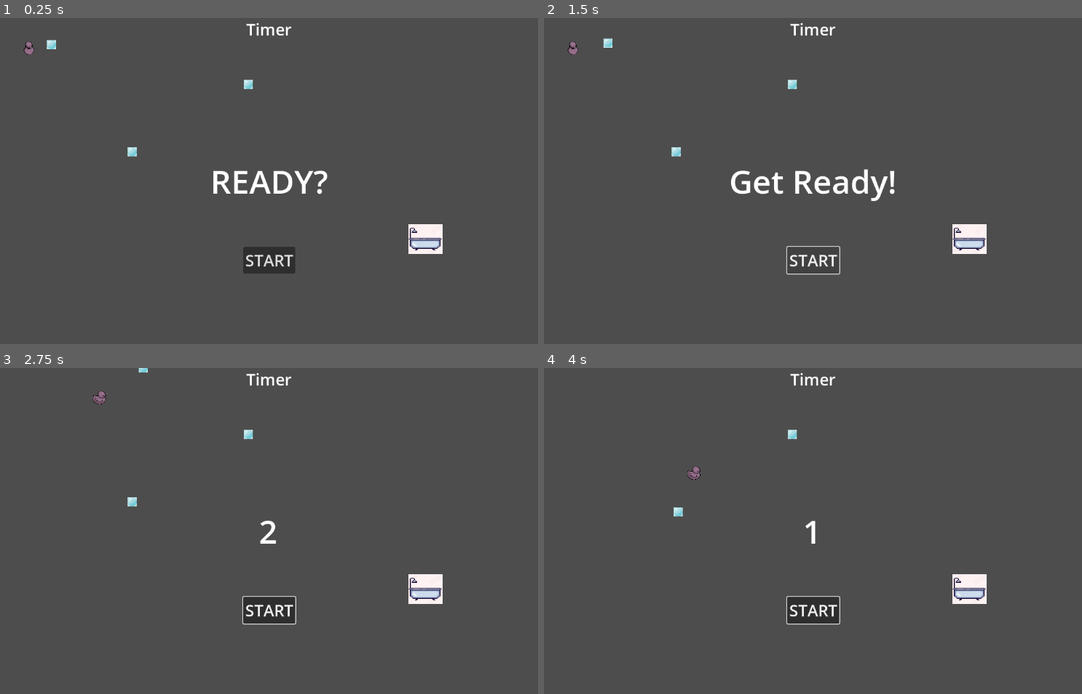
Above: before the commit, frames 1-4 (two rows, left to right).
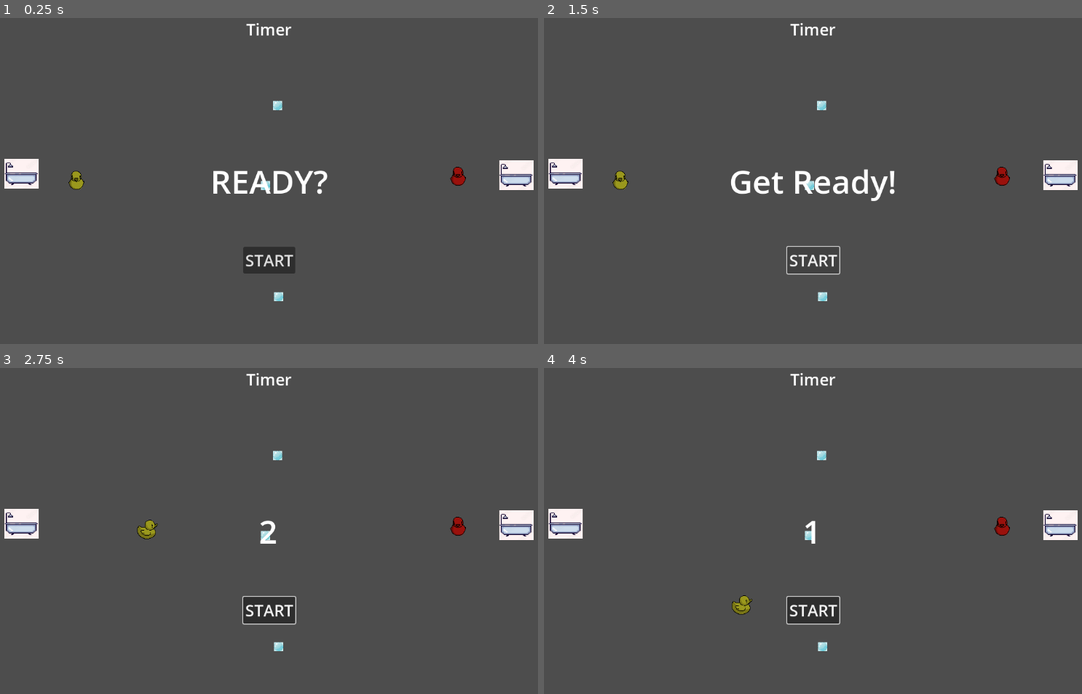
Above: after the commit, the same moments.

Repository: pmaitland/GGJ2025
Game: Godot game, scene res://scenes/bubbal_game.tscn
The game is run twice, just before and just after one commit, with the same random seed, the same clock (stepped at 60 frames per second) and the same inputs. Before the commit the project starts from res://scenes/level.tscn.
Inputs (mouse positions are in pixels of both pictures, inside the frame that each line leads up to):
- Up to frame 1 (0.25 s): no input
- Up to frame 2 (1.5 s): click "START" at 0.5 s; click "START" at 1.25 s
- Up to frame 3 (2.75 s): tap Enter at 2 s; move the mouse to (398, 514) at 2.02 s; press the mouse at (398, 514) at 2.03 s; hold D (move_right, bound only before the commit) from 2.03 s (still down)
- Up to frame 4 (4 s): move the mouse to (694, 547) at 2.77 s; release D (move_right, bound only before the commit) at 2.78 s; release the mouse at (694, 547) at 2.78 s; hold S (move_down, bound only before the commit) 2.78-3.53 s; click (694, 547) at 2.85 s; move the mouse to (872, 459) at 3.52 s; press the mouse at (872, 459) at 3.53 s; hold D (move_right, bound only before the commit) from 3.53 s (still down)

The runs differ from the first frame. In frame 1, 2.3% of the frame differs, in the area x 0-100%, y 6-87%; in frame 2, 2.3%; in frame 3, 2.3%, in the area x 0-100%, y 0-87%; in frame 4, 2.3%.

Commit message:
bubball (#9)

Diff:
--- a/ggj25/project.godot
+++ b/ggj25/project.godot
@@ -11,39 +11,64 @@
 [application]
 
 config/name="GGJ25"
-run/main_scene="res://scenes/level.tscn"
+run/main_scene="res://scenes/bubbal_game.tscn"
 config/features=PackedStringArray("4.3", "Forward Plus")
 config/icon="res://icon.svg"
 
 [input]
 
-blow={
+p0_blow={
 "deadzone": 0.5,
-"events": [Object(InputEventMouseButton,"resource_local_to_scene":false,"resource_name":"","device":-1,"window_id":0,"alt_pressed":false,"shift_pressed":false,"ctrl_pressed":false,"meta_pressed":false,"button_mask":0,"position":Vector2(0, 0),"global_position":Vector2(0, 0),"factor":1.0,"button_index":1,"canceled":false,"pressed":false,"double_click":false,"script":null)
-, Object(InputEventKey,"resource_local_to_scene":false,"resource_name":"","device":-1,"window_id":0,"alt_pressed":false,"shift_pressed":false,"ctrl_pressed":false,"meta_pressed":false,"pressed":false,"keycode":0,"physical_keycode":32,"key_label":0,"unicode":32,"location":0,"echo":false,"script":null)
+"events": [Object(InputEventKey,"resource_local_to_scene":false,"resource_name":"","device":-1,"window_id":0,"alt_pressed":false,"shift_pressed":false,"ctrl_pressed":false,"meta_pressed":false,"pressed":false,"keycode":0,"physical_keycode":4194325,"key_label":0,"unicode":0,"location":0,"echo":false,"script":null)
+, Object(InputEventJoypadButton,"resource_local_to_scene":false,"resource_name":"","device":-1,"button_index":1,"pressure":0.0,"pressed":true,"script":null)
 ]
 }
-move_left={
+p0_move_left={
 "deadzone": 0.5,
 "events": [Object(InputEventKey,"resource_local_to_scene":false,"resource_name":"","device":-1,"window_id":0,"alt_press …(191 unchanged characters)…
-, Object(InputEventKey,"resource_local_to_scene":false,"resource_name":"","device":-1,"window_id":0,"alt_pressed":false,"shift_pressed":false,"ctrl_pressed":false,"meta_pressed":false,"pressed":false,"keycode":0,"physical_keycode":4194319,"key_label":0,"unicode":0,"location":0,"echo":false,"script":null)
+, Object(InputEventJoypadMotion,"resource_local_to_scene":false,"resource_name":"","device":-1,"axis":0,"axis_value":-1.0,"script":null)
 ]
 }
-move_right={
+p0_move_right={
 "deadzone": 0.5,
 "events": [Object(InputEventKey,"resource_local_to_scene":false,"resource_name":"","device":-1,"window_id":0,"alt_press …(192 unchanged characters)…
-, Object(InputEventKey,"resource_local_to_scene":false,"resource_name":"","device":-1,"window_id":0,"alt_pressed":false,"shift_pressed":false,"ctrl_pressed":false,"meta_pressed":false,"pressed":false,"keycode":0,"physical_keycode":4194321,"key_label":0,"unicode":0,"location":0,"echo":false,"script":null)
+, Object(InputEventJoypadMotion,"resource_local_to_scene":false,"resource_name":"","device":-1,"axis":0,"axis_value":1.0,"script":null)
 ]
 }
-move_up={
+p0_move_up={
+"deadzone": 0.5,
+"events": [Object(InputEventKey,"resource_local_to_scene":false,"resource_name":"","device":-1,"window_id":0,"alt_pressed":false,"shift_pressed":false,"ctrl_pressed":false,"meta_pressed":false,"pressed":false,"keycode":0,"physical_keycode":87,"key_label":0,"unicode":119,"location":0,"echo":false,"script":null)
+, Object(InputEventJoypadMotion,"resource_local_to_scene":false,"resource_name":"","device":-1,"axis":1,"axis_value":-1.0,"script":null)
+]
+}
+p0_move_down={
+"deadzone": 0.5,
+"events": [Object(InputEventKey,"resource_local_to_scene":false,"resource_name":"","device":-1,"window_id":0,"alt_pressed":false,"shift_pressed":false,"ctrl_pressed":false,"meta_pressed":false,"pressed":false,"keycode":0,"physical_keycode":83,"key_label":0,"unicode":115,"location":0,"echo":false,"script":null)
+, Object(InputEventJoypadMotion,"resource_local_to_scene":false,"resource_name":"","device":-1,"axis":1,"axis_value":1.0,"script":null)
+]
+}
+p1_blow={
+"deadzone": 0.5,
+"events": [Object(InputEventKey,"resource_local_to_scene":false,"resource_name":"","device":-1,"window_id":0,"alt_pressed":false,"shift_pressed":false,"ctrl_pressed":false,"meta_pressed":false,"pressed":false,"keycode":0,"physical_keycode":4194326,"key_label":0,"unicode":0,"location":0,"echo":false,"script":null)
+]
+}
+p1_move_left={
+"deadzone": 0.5,
+"events": [Object(InputEventKey,"resource_local_to_scene":false,"resource_name":"","device":-1,"window_id":0,"alt_pressed":false,"shift_pressed":false,"ctrl_pressed":false,"meta_pressed":false,"pressed":false,"keycode":0,"physical_keycode":4194319,"key_label":0,"unicode":0,"location":0,"echo":false,"script":null)
+]
+}
+p1_move_right={
+"deadzone": 0.5,
+"events": [Object(InputEventKey,"resource_local_to_scene":false,"resource_name":"","device":-1,"window_id":0,"alt_pressed":false,"shift_pressed":false,"ctrl_pressed":false,"meta_pressed":false,"pressed":false,"keycode":0,"physical_keycode":4194321,"key_label":0,"unicode":0,"location":0,"echo":false,"script":null)
+]
+}
+p1_move_up={
 "deadzone": 0.5,
 "events": [Object(InputEventKey,"resource_local_to_scene":false,"resource_name":"","device":-1,"window_id":0,"alt_press …(195 unchanged characters)…
-, Object(InputEventKey,"resource_local_to_scene":false,"resource_name":"","device":-1,"window_id":0,"alt_pressed":false,"shift_pressed":false,"ctrl_pressed":false,"meta_pressed":false,"pressed":false,"keycode":0,"physical_keycode":87,"key_label":0,"unicode":119,"location":0,"echo":false,"script":null)
 ]
 }
-move_down={
+p1_move_down={
 "deadzone": 0.5,
-"events": [Object(InputEventKey,"resource_local_to_scene":fa …(140 unchanged characters)… d":false,"keycode":0,"physical_keycode":83,"key_label":0,"unicode":115,"location":0,"echo":false,"script":null)
-, Object(InputEventKey,"resource_local_to_scene":false,"resource_name":"","device":-1,"window_id":0,"alt_pressed":false,"shift_pressed":false,"ctrl_pressed":false,"meta_pressed":false,"pressed":false,"keycode":0,"physical_keycode":4194322,"key_label":0,"unicode":0,"location":0,"echo":false,"script":null)
+"events": [Object(InputEventKey,"resource_local_to_scene":fa …(140 unchanged characters)… d":false,"keycode":0,"physical_keycode":4194322,"key_label":0,"unicode":0,"location":0,"echo":false,"script":null)
 ]
 }
--- /dev/null
+++ b/ggj25/scenes/bubbal_game.tscn
@@ -0,0 +1,76 @@
+[gd_scene load_steps=7 format=3 uid="uid://bxcpb31qgji08"]
+
+[ext_resource type="PackedScene" uid="uid://bnfisykkl2cb6" path="res://scenes/duck.tscn" id="1_40w4y"]
+[ext_resource type="Script" path="res://scripts/level.gd" id="1_b032h"]
+[ext_resource type="PackedScene" uid="uid://c1jn5x64l5q8v" path="res://scenes/bubble.tscn" id="2_lkvlj"]
+[ext_resource type="PackedScene" uid="uid://bioxevgxmkxd5" path="res://scenes/Goal.tscn" id="4_mjrpk"]
+[ext_resource type="PackedScene" path="res://scenes/HUD.tscn" id="5_jgjwp"]
+
+[sub_resource type="WorldBoundaryShape2D" id="WorldBoundaryShape2D_u41tq"]
+distance = 30.25
+
+[node name="Node2D" type="Node2D"]
+position = Vector2(101, 59)
+script = ExtResource("1_b032h")
+
+[node name="duck1" parent="." instance=ExtResource("1_40w4y")]
+position = Vector2(94, 262)
+
+[node name="Bubble" parent="." instance=ExtResource("2_lkvlj")]
+position = Vector2(494, 495)
+
+[node name="Goal2" parent="." instance=ExtResource("4_mjrpk")]
+position = Vector2(-15, 251)
+
+[node name="Goal" parent="." instance=ExtResource("4_mjrpk")]
+position = Vector2(965, 254)
+
+[node name="Bubble2" parent="." instance=ExtResource("2_lkvlj")]
+position = Vector2(492, 115)
+
+[node name="Bubble3" parent="." instance=ExtResource("2_lkvlj")]
+position = Vector2(468, 274)
+
+[node name="Hud" parent="." instance=ExtResource("5_jgjwp")]
+
+[node name="duck2" parent="." instance=ExtResource("1_40w4y")]
+position = Vector2(850, 254)
+player_id = 1
+
+[node name="WorldBorder2" type="StaticBody2D" parent="."]
+position = Vector2(507, 620)
+scale = Vector2(-1, -1)
+collision_layer = 7
+
+[node name="CollisionShape2D" type="CollisionShape2D" parent="WorldBorder2"]
+rotation = -3.14159
+shape = SubResource("WorldBoundaryShape2D_u41tq")
+
+[node name="WorldBorder" type="StaticBody2D" parent="."]
+position = Vector2(608, -88)
+collision_layer = 7
+
+[node name="CollisionShape2D" type="CollisionShape2D" parent="WorldBorder"]
+rotation = -3.14159
+shape = SubResource("WorldBoundaryShape2D_u41tq")
+
+[node name="WorldBorder4" type="StaticBody2D" parent="."]
+position = Vector2(1083, 221)
+rotation = 1.5708
+collision_layer = 7
+
+[node name="CollisionShape2D" type="CollisionShape2D" parent="WorldBorder4"]
+rotation = -3.14159
+shape = SubResource("WorldBoundaryShape2D_u41tq")
+
+[node name="WorldBorder3" type="StaticBody2D" parent="."]
+position = Vector2(-133, 250)
+rotation = 1.5708
+scale = Vector2(-1, -1)
+collision_layer = 7
+
+[node name="CollisionShape2D" type="CollisionShape2D" parent="WorldBorder3"]
+rotation = -3.14159
+shape = SubResource("WorldBoundaryShape2D_u41tq")
+
+[connection signal="start_game" from="Hud" to="." method="new_game"]
--- a/ggj25/scenes/duck.tscn
+++ b/ggj25/scenes/duck.tscn
@@ -20,7 +20,7 @@
 
 [node name="Sprite2D" type="Sprite2D" parent="."]
 position = Vector2(-0.499996, -0.500004)
-scale = Vector2(0.0848214, 0.0848214)
+scale = Vector2(0.12, 0.12)
 
 [node name="CollisionShape2D" type="CollisionShape2D" parent="."]
 shape = SubResource("CircleShape2D_yihvp")
--- a/ggj25/scenes/level.tscn
+++ /dev/null
@@ -1,29 +0,0 @@
-[gd_scene load_steps=6 format=3 uid="uid://bxcpb31qgji08"]
-
-[ext_resource type="PackedScene" uid="uid://bnfisykkl2cb6" path="res://scenes/duck.tscn" id="1_40w4y"]
-[ext_resource type="Script" path="res://scripts/level.gd" id="1_b032h"]
-[ext_resource type="PackedScene" path="res://scenes/bubble.tscn" id="2_lkvlj"]
-[ext_resource type="PackedScene" path="res://scenes/Goal.tscn" id="4_mjrpk"]
-[ext_resource type="PackedScene" uid="uid://cbjq3nsk4i6ox" path="res://scenes/HUD.tscn" id="5_jgjwp"]
-
-[node name="Node2D" type="Node2D"]
-position = Vector2(101, 59)
-script = ExtResource("1_b032h")
-
-[node name="duck" parent="." instance=ExtResource("1_40w4y")]
-
-[node name="Bubble" parent="." instance=ExtResource("2_lkvlj")]
-position = Vector2(44, -6)
-
-[node name="Goal" parent="." instance=ExtResource("4_mjrpk")]
-position = Vector2(785, 381)
-
-[node name="Bubble2" parent="." instance=ExtResource("2_lkvlj")]
-position = Vector2(434, 73)
-
-[node name="Bubble3" parent="." instance=ExtResource("2_lkvlj")]
-position = Vector2(204, 207)
-
-[node name="Hud" parent="." instance=ExtResource("5_jgjwp")]
-
-[connection signal="start_game" from="Hud" to="." method="new_game"]
--- /dev/null
+++ b/ggj25/scripts/Focus.gd
@@ -0,0 +1,29 @@
+# Focus.gd
+extends Node
+
+var focused := true
+
+func _notification(what: int) -> void:
+	match what:
+		NOTIFICATION_APPLICATION_FOCUS_OUT:
+			focused = false
+		NOTIFICATION_APPLICATION_FOCUS_IN:
+			focused = true
+
+
+func input_is_action_pressed(action: StringName) -> bool:
+	if focused:
+		return Input.is_action_pressed(action)
+
+	return false
+
+
+func is_focussed():
+	return focused
+
+
+func event_is_action_pressed(event: InputEvent, action: StringName) -> bool:
+	if focused:
+		return event.is_action_pressed(action)
+
+	return false
--- a/ggj25/scripts/bubble.gd
+++ b/ggj25/scripts/bubble.gd
@@ -2,15 +2,17 @@
 
 
 const FRICTION = 0.985
-
+const BOUNCE_SCALE = 0.8
 
 func blow(from: Transform2D, force: float) -> void:
 	var direction = (global_transform.origin - from.origin).normalized()
 	velocity += direction * force
 
 
-func _physics_process(_delta: float) -> void:
+func _physics_process(delta: float) -> void:
 
 	velocity *= FRICTION
 
-	move_and_slide()
+	var collision_info = move_and_collide(velocity * delta)
+	if collision_info:
+		velocity = velocity.bounce(collision_info.get_normal())
--- a/ggj25/scripts/duck.gd
+++ b/ggj25/scripts/duck.gd
@@ -4,9 +4,8 @@
 @onready var blow_hitbox: ShapeCast2D = $BlowHitbox
 @onready var sprite: Sprite2D = $Sprite2D
 
-
 @export var sprites: Array[Texture2D]
-
+@export var player_id: int = 0
 
 enum Direction { DOWN, DOWN_LEFT, LEFT, UP_LEFT, UP, UP_RIGHT, RIGHT, DOWN_RIGHT }
 const SPEED = 200.0
@@ -15,33 +14,47 @@
 
 var current_direction = Direction.DOWN
 
+const COLOURS = [
+	Color8(255, 252, 49), # Yellow
+	Color8(255, 29, 21), # Red
+	Color8(51, 124, 160), # Blue
+	Color8(62, 195, 0), # Green (very)
+]
 
 func _ready() -> void:
 	sprite.texture = sprites[0]
-	sprite.modulate = Color(randf(), randf(), randf())
+	sprite.modulate = COLOURS[player_id]
+	print(player_id, Input.get_joy_info(player_id), Input.get_joy_name(player_id))
+
+
+func with_deadzone(vector: Vector2, deadzone: float = 0.3) -> Vector2:
+	if abs(vector.length()) < deadzone:
+		return Vector2.ZERO
+	return vector
+
+
+func is_controller():
+	return player_id in Input.get_connected_joypads()
 
 
 func _physics_process(_delta: float) -> void:
-	var x_direction := Input.get_axis("move_left", "move_right")
-	if x_direction:
-		velocity.x = x_direction
+	if is_controller():
+		velocity = with_deadzone(Vector2(Input.get_joy_axis(player_id, JOY_AXIS_LEFT_X), Input.get_joy_axis(player_id, JOY_AXIS_LEFT_Y)))
 	else:
-		velocity.x = move_toward(velocity.x, 0, SPEED)
-
-	var y_direction := Input.get_axis("move_up", "move_down")
-
-	if y_direction:
-		velocity.y = y_direction
-	else:
-		velocity.y = move_toward(velocity.y, 0, SPEED)
+		velocity = Input.get_vector("p%s_move_left" % player_id, "p%s_move_right" % player_id, "p%s_move_up" % player_id, "p%s_move_down" % player_id)
 
 	velocity = velocity.normalized()
+	set_direction(velocity.x, velocity.y)
+
 	velocity *= SPEED
 
-	if Input.is_action_pressed("blow"):
-		blow()
 
-	set_direction(x_direction, y_direction)
+	if is_controller():
+		if Input.is_joy_button_pressed(player_id, JOY_BUTTON_A):
+			blow()
+	else:
+		if Input.is_action_pressed("p%s_blow" % player_id):
+			blow()
 
 	sprite.texture = sprites[current_direction]
 
@@ -49,19 +62,19 @@
 
 
 func set_direction(x: float, y: float) -> void:
-	if y > 0:
-		if x < 0:
+	if y > 0.25:
+		if x < -0.25:
 			current_direction = Direction.DOWN_LEFT
-		elif x > 0:
+		elif x > 0.25:
 			current_direction = Direction.DOWN_RIGHT
 		else:
 			current_direction = Direction.DOWN
-	elif y < 0:
-		if x < 0:
+	elif y < -0.25:
+		if x < -0.25:
 			current_direction = Direction.UP_LEFT
-		elif x > 0:
+		elif x > 0.25:
 			current_direction = Direction.UP_RIGHT
-		elif x == 0:
+		else:
 			current_direction = Direction.UP
 	else:
 		if x < 0:
Not shown: 1 places in ggj25/scenes/noel_level.tscn that only renumber resources
Not shown, added: ggj25/scenes/bub9DC3.tmp
Not shown, added: ggj25/scenes/bubBC86.tmp
